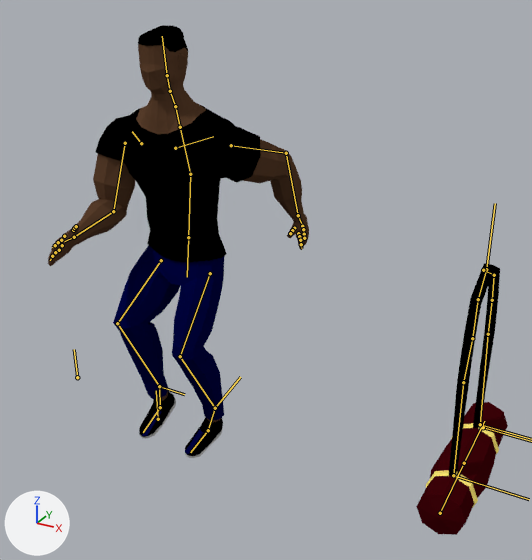
The Blender file Documentacao/Personagens/Pedro Cardoso/marombado.blend: old version first, new version second.
Before and after are seen from a 50 mm camera at (1.519, -2.066, 1.856) aimed at (0.384, -0.003, 0.825). Every picture has the same lights, and +X, +Y and +Z are marked at lower left. Both versions are drawn at frame 21 of the action 'Run Cycle'; the numbers are the values there. The bones that bend it are drawn over the model as lines.

Objects in the first picture: 'Bolsa', 'Corpo'.
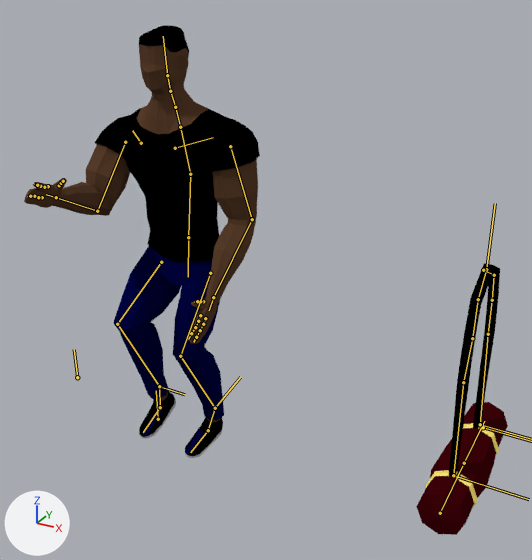
Boxes (x1, y1, x2, y2) around the edits, measured in the pictures (532 x 560 px):
```json
{"object": "Corpo", "change": "posed", "before": [48, 25, 309, 458], "after": [24, 25, 260, 458], "on screen": "10% narrower"}
{"bone": "Arm.001.L", "before": "(231, 145) to (286, 153)", "after": "(230, 146) to (252, 219)"}
{"bone": "Arm.001.R", "before": "(125, 143) to (113, 211)", "after": "(125, 142) to (97, 211)"}
{"bone": "Forearm.R", "before": "(113, 211) to (74, 237)", "after": "(97, 211) to (56, 197)"}
```

Scene script edits in JSON lines:
```json
{"block": "bone_chest", "where": "bone_chest = bpy.data.objects['Pedro Rig'].pose.bones['chest']  # child of 'Belly'"}
{"op": "set", "path": "bone_chest.rotation_quaternion", "old": "(0.987, 0.163, 0.005, 0.003)", "new": "(0.987, 0.163, -0.005, -0.003)", "note": "degrees (19, 1, 0) -> degrees (19, -1, 0)"}
{"block": "bone_arm_001_l", "where": "bone_arm_001_l = bpy.data.objects['Pedro Rig'].pose.bones['Arm.001.L']  # child of 'Clavicle.L'"}
{"op": "set", "path": "bone_arm_001_l.rotation_quaternion", "old": "(0.892, 0.248, 0.199, 0.321)", "new": "(0.973, -0.213, -0.046, 0.079)", "note": "degrees (36, 11, 43) -> degrees (-25, -3, 10)"}
{"block": "bone_arm_001_r", "where": "bone_arm_001_r = bpy.data.objects['Pedro Rig'].pose.bones['Arm.001.R']  # child of 'Clavicle.R'"}
{"op": "set", "path": "bone_arm_001_r.rotation_quaternion", "old": "(0.959, -0.276, 0.053, 0.033)", "new": "(0.907, -0.379, 0.123, 0.14)", "note": "degrees (-32, 7, 2) -> degrees (-44, 19, 10)"}
{"block": "bone_forearm_r", "where": "bone_forearm_r = bpy.data.objects['Pedro Rig'].pose.bones['Forearm.R']  # child of 'Arm.001.R'"}
{"op": "set", "path": "bone_forearm_r.rotation_quaternion", "old": "(0.807, -0.473, -0.129, 0.328)", "new": "(0.779, -0.497, -0.13, 0.36)", "note": "degrees (-59, 6, 41) -> degrees (-61, 9, 44)"}
```
